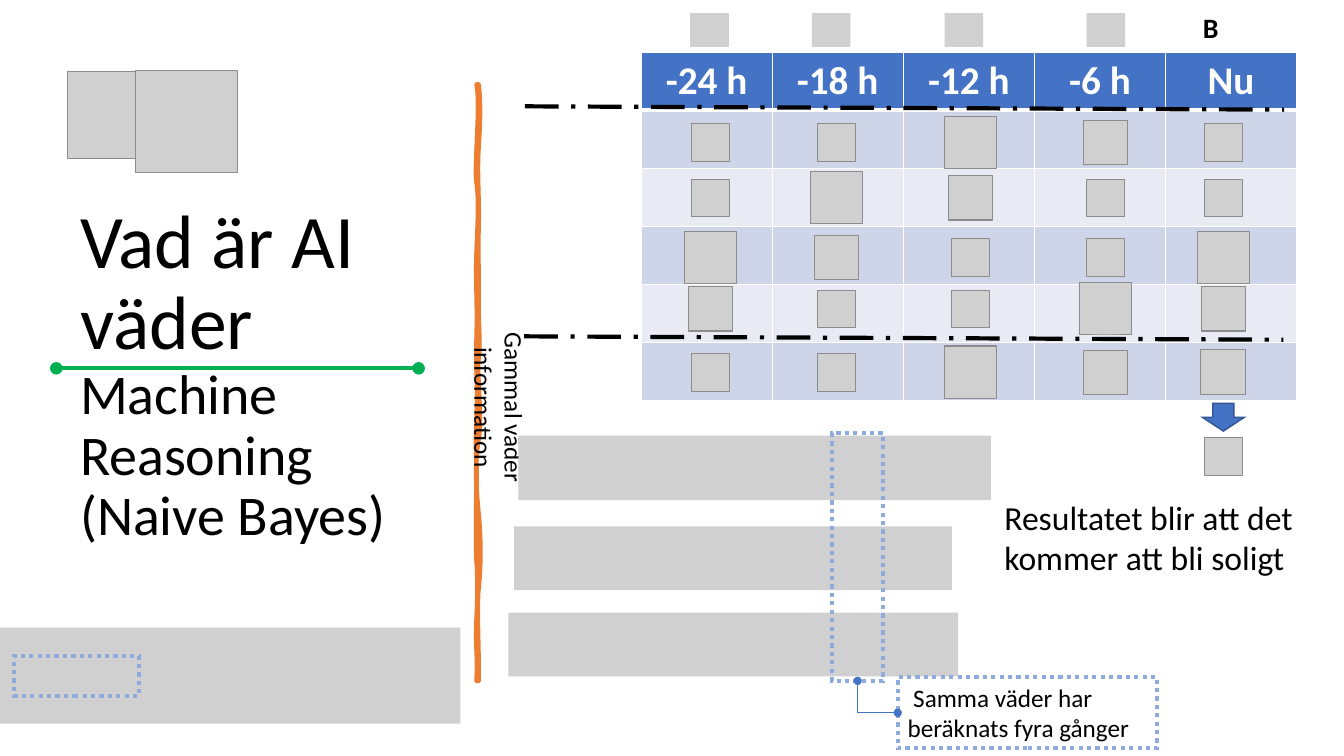
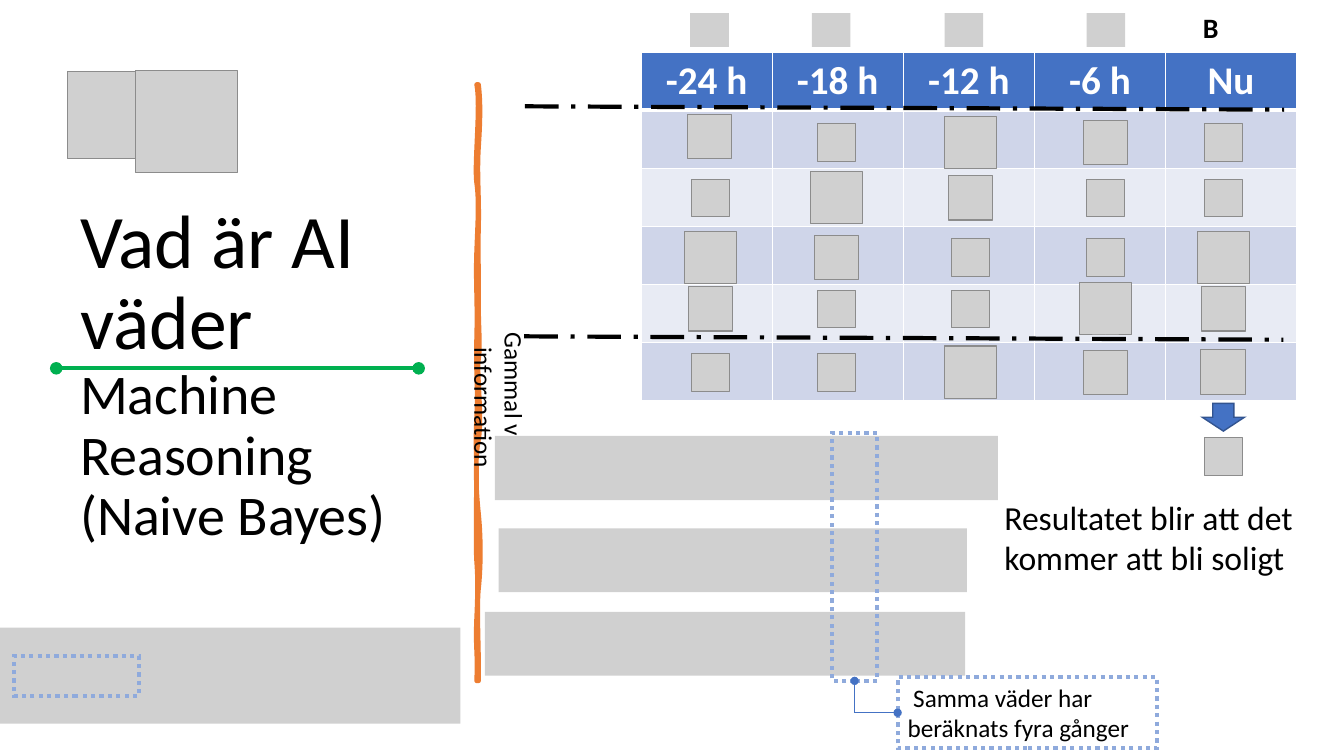
Before and after one commit to mo-mosverkstad/new_idea, a slide deck: slide 15 of AI väder/AIWeather.pptx. Drawn at 1344x756 pixels with LibreOffice and Linux fonts; fonts in the diff are those of the drawing; grey boxes stand for pictures. Boxes give left, top, right and bottom in pixels: in the first picture for what was removed or moved away, otherwise in the second. Text is boxed around its words. In the diff, an @@ line names an element or a change of style, - is before the commit and + after.

Commit message:
Uppdaterad gammal information av AI väder
En presentation om AI väder med uppdaterad gammal information som visar den effektivare.

```diff
--- a/AI väder/AIWeather.pptx
+++ b/AI väder/AIWeather.pptx
@@ picture: place and size @@
-picture at box(692, 124, 730, 162)
+picture at box(688, 115, 732, 159)
@@ picture: place and size @@
-picture at box(518, 436, 991, 500)
+picture at box(495, 436, 998, 500)
@@ rectangle: place and size @@
-rectangle at box(832, 434, 883, 682)
+rectangle at box(832, 434, 877, 682)
@@ picture: place and size @@
-picture at box(514, 526, 952, 590)
+picture at box(499, 528, 967, 592)
@@ picture: place and size @@
-picture at box(508, 613, 958, 677)
+picture at box(485, 612, 965, 676)
@@ elbow double arrow moved from (858, 682) - (898, 713) to (855, 682) - (898, 713) @@
```
Also in this commit, not shown: 7 other slides changed.
